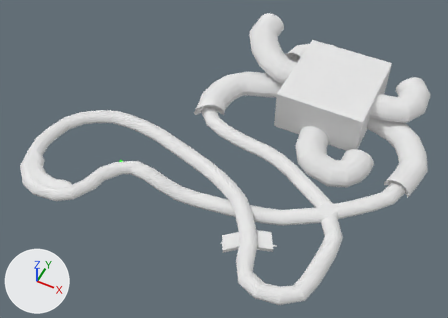
Renders of the FBX model Assets/_Art/_Models/shithole.fbx from each side of a commit.
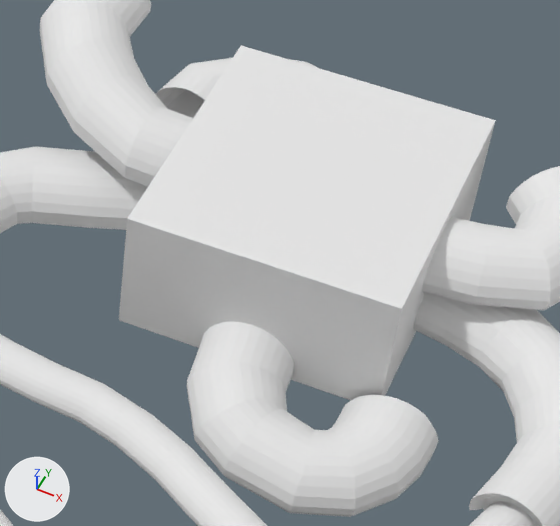
Each version appears first whole from a 50 mm lens placed at (948.0, -1360.0, 1751.0), pointed at (219.0, 98.0, -71.0), and next in a close-up on the part from 53% to 92% of the width and 8% to 60% of the height. The axes (+X, +Y, +Z) are drawn at lower left. The lights are the same throughout. Where no turn or scale is listed for an object, it has been applied to the vertices. Vertices at the same position are counted once.

The first close-up shows 'Map'.
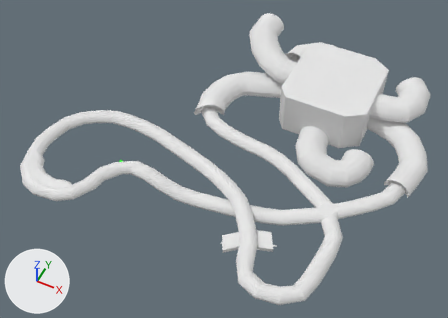
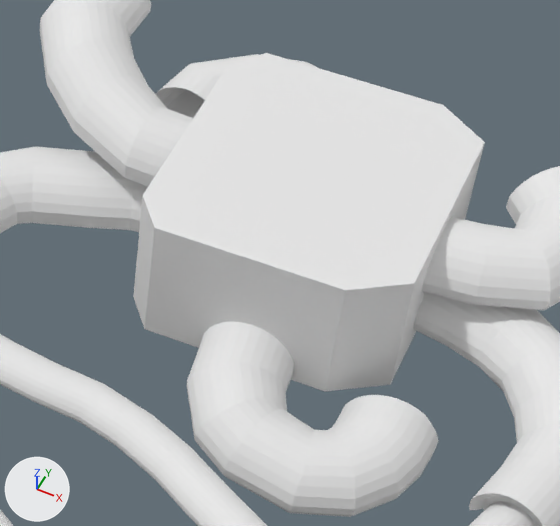
Commit message: Fixed some roadbumps from sewermap

Location of each change, (x1, y1, x2, y2) in pixels of the close-ups (560 x 526 px):
part 1 of me_cylinder_002, cut back: before (325, 105, 496, 400); after (325, 105, 484, 391)
part 2 of me_cylinder_002, cut back: before (119, 46, 266, 329); after (133, 53, 266, 329)

Edits to the bpy script that builds the scene:
```text
Change me_cylinder_002:
    used by ob_map; location = (0.0, 0.0, 0.0)
    remove me_cylinder_002.from_pydata(...)  # 3336 vertices, 3163 faces; spans x -465.0..950.0, y -431.0..925.0, z -91.0..168.0
    add me_cylinder_002.from_pydata(...)  # 3303 vertices, 3098 faces; spans x -465.0..950.0, y -431.0..925.0, z -91.0..168.0
    me_cylinder_002 part 1
    29 vertices are removed from x 674.0, y 342.0..724.0, z -58.0..117.0
    42 faces are deleted
    1 vertex moves from x 674.0, y 533.0, z -27.0 to x 674.0, y 533.0, z -32.0
    13 vertices are added at x 674.0, y 486.0..546.0, z -33.0..-29.0
    6 new faces join them, mat_road (white #e7e7e7)
    2 new faces join them, mat_shitwarehouse (white #e7e7e7)
    me_cylinder_002 part 2
    19 vertices are removed from x 326.0, y 342.0..724.0, z -58.0..117.0
    38 faces are deleted
    8 vertices move from x 326.0, y 522.0..559.0, z -26.0..-25.0 to x 326.0, y 526.0..553.0, z -34.0..-33.0
    2 vertices are added at (326.0, 519.0, -33.0), (326.0, 515.0, -33.0)
    6 new faces join them, mat_road (white #e7e7e7)
    1 new face joins them, mat_shitwarehouse (white #e7e7e7)
```
